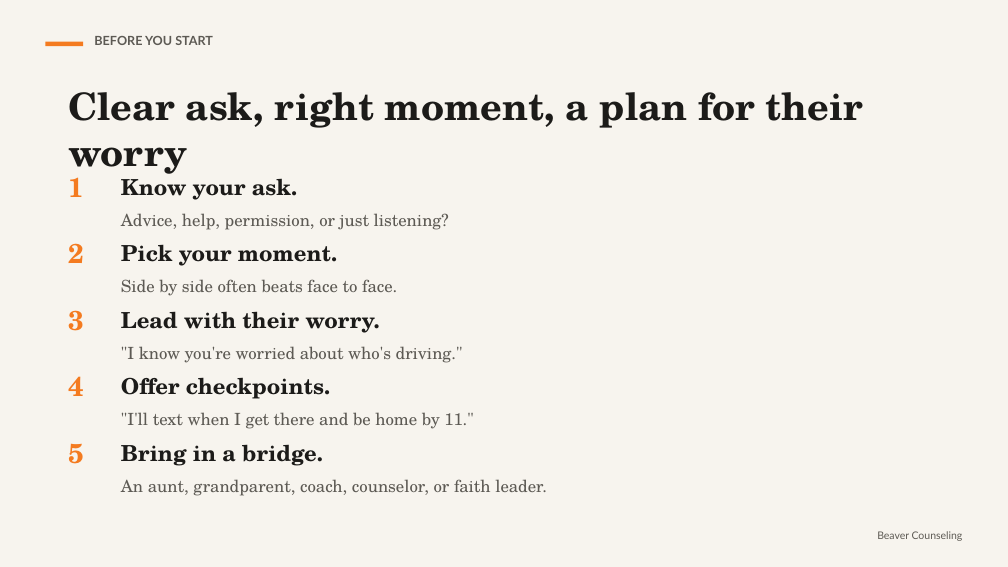
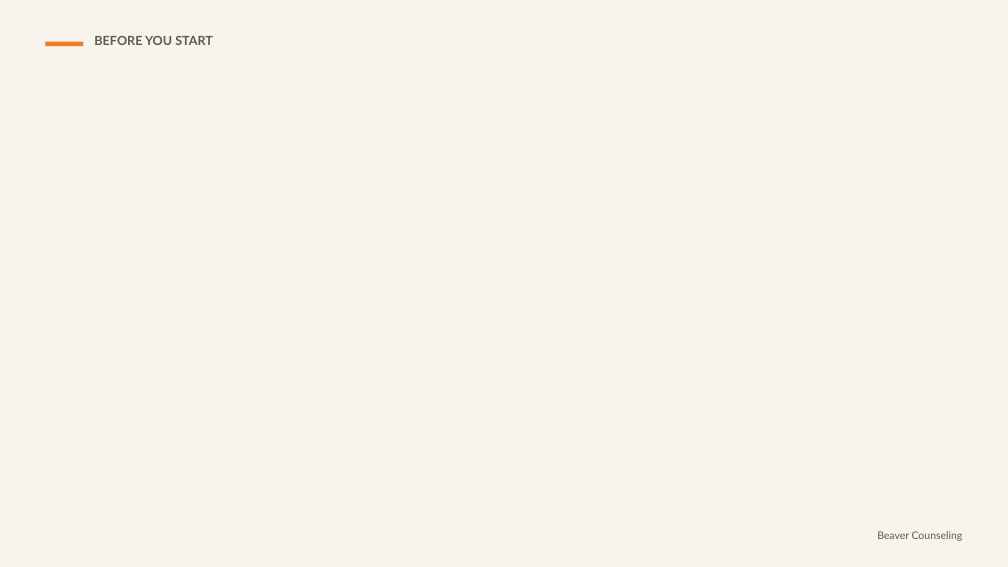
Before and after one commit to rmwtoolkit/bcds-toolkit, a slide deck: slide 9 of decks/talking-to-your-parents-lesson-v2.pptx (slide 6 before the commit). Drawn at 1008x567 pixels with LibreOffice and Linux fonts; fonts in the diff are those of the drawing; background and template pictures are left out. Boxes give left, top, right and bottom in pixels: in the first picture for what was removed or moved away, otherwise in the second. Text is boxed around its words. In the diff, an @@ line names an element or a change of style, - is before the commit and + after.

```diff
--- a/decks/talking-to-your-parents-lesson-v2.pptx
+++ b/decks/talking-to-your-parents-lesson-v2.pptx
@@ text removed at (x1=68, y1=92, x2=863, y2=179) @@
-Clear ask, right moment, a plan for their worry
@@ text removed at (x1=68, y1=177, x2=84, y2=197) @@
-1
@@ text removed at (x1=121, y1=172, x2=449, y2=230) @@
-Know your ask.
-Advice, help, permission, or just listening?
@@ text removed at (x1=68, y1=243, x2=84, y2=263) @@
-2
@@ text removed at (x1=121, y1=244, x2=397, y2=296) @@
-Pick your moment.
-Side by side often beats face to face.
@@ text removed at (x1=68, y1=310, x2=84, y2=331) @@
-3
@@ text removed at (x1=121, y1=311, x2=463, y2=363) @@
-Lead with their worry.
-"I know you're worried about who's driving."
@@ text removed at (x1=68, y1=376, x2=84, y2=396) @@
-4
@@ text removed at (x1=121, y1=377, x2=473, y2=429) @@
-Offer checkpoints.
-"I'll text when I get there and be home by 11."
@@ text removed at (x1=68, y1=443, x2=84, y2=464) @@
-5
@@ text removed at (x1=121, y1=444, x2=547, y2=496) @@
-Bring in a bridge.
-An aunt, grandparent, coach, counselor, or faith leader.
```
Also in this commit, not shown: 10 other slides changed, 11 slides added, 1 slide removed, 8 other files.
